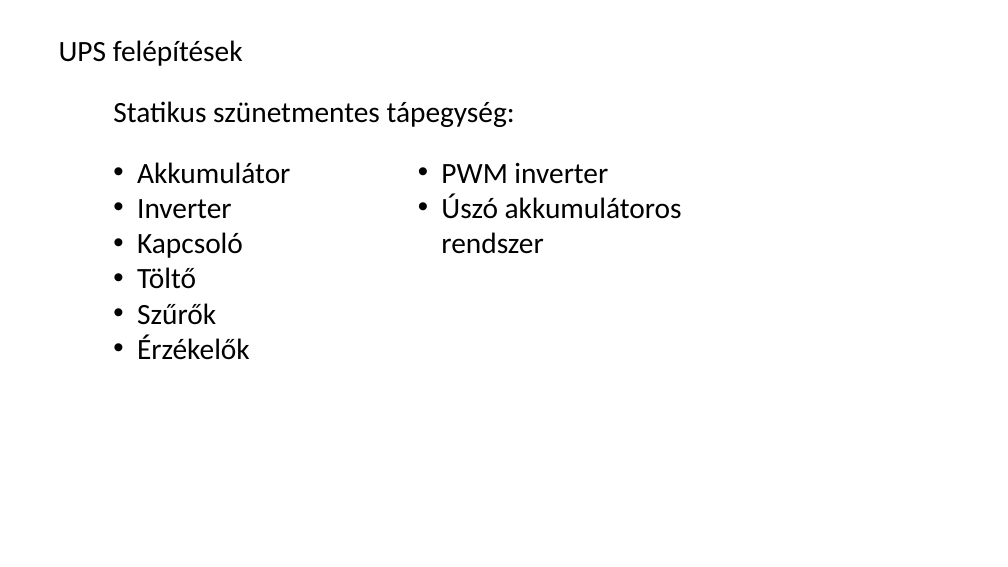
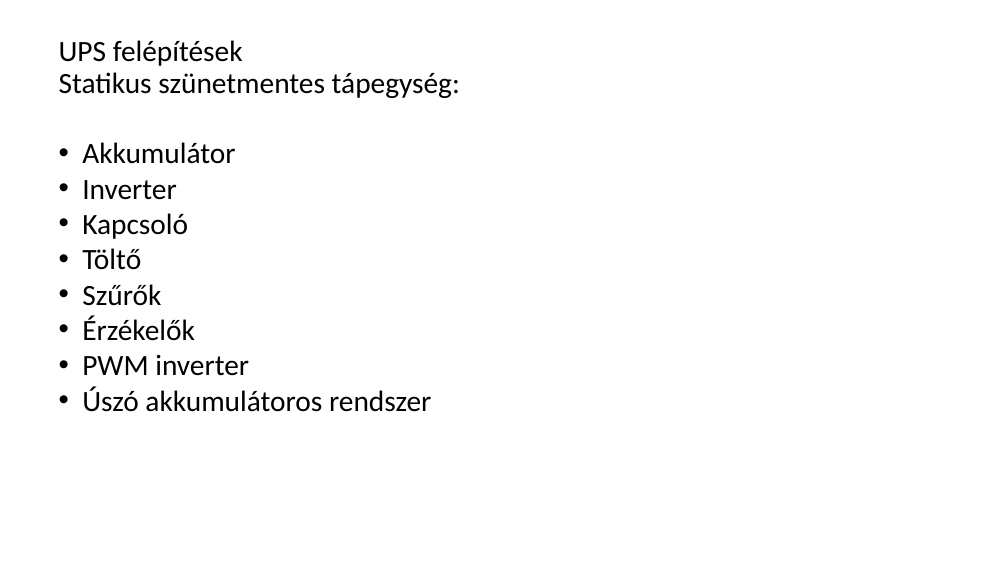
Before and after one commit to RCsSto/cad-cam-szunetment, a slide deck: slide 15 of CADCAM.pptx (slide 14 before the commit). Drawn at 1008x567 pixels with LibreOffice and Linux fonts; fonts in the diff are those of the drawing. Boxes give left, top, right and bottom in pixels: in the first picture for what was removed or moved away, otherwise in the second. Text is boxed around its words. In the diff, an @@ line names an element or a change of style, - is before the commit and + after.

```diff
--- a/CADCAM.pptx
+++ b/CADCAM.pptx
@@ text "Statikus szünetmentes tápegység:": place and size @@
-text "Statikus szünetmentes tápegység:" at bbox=[137, 162, 290, 360]
+text "Statikus szünetmentes tápegység:" at bbox=[59, 72, 460, 412]
@@ text at bbox=[59, 72, 460, 98]: paragraph added @@
+Statikus szünetmentes tápegység:
@@ text removed at bbox=[113, 101, 515, 127] @@
-Statikus szünetmentes tápegység:
@@ text removed at bbox=[441, 162, 682, 254] @@
-• PWM inverter
-• Úszó akkumulátoros rendszer
@@ text at bbox=[82, 354, 431, 412]: paragraphs added @@
+• PWM inverter
+• Úszó akkumulátoros rendszer
```
Also in this commit, not shown: 13 other slides changed, 3 slides added, 2 slides removed, 1 other file.
